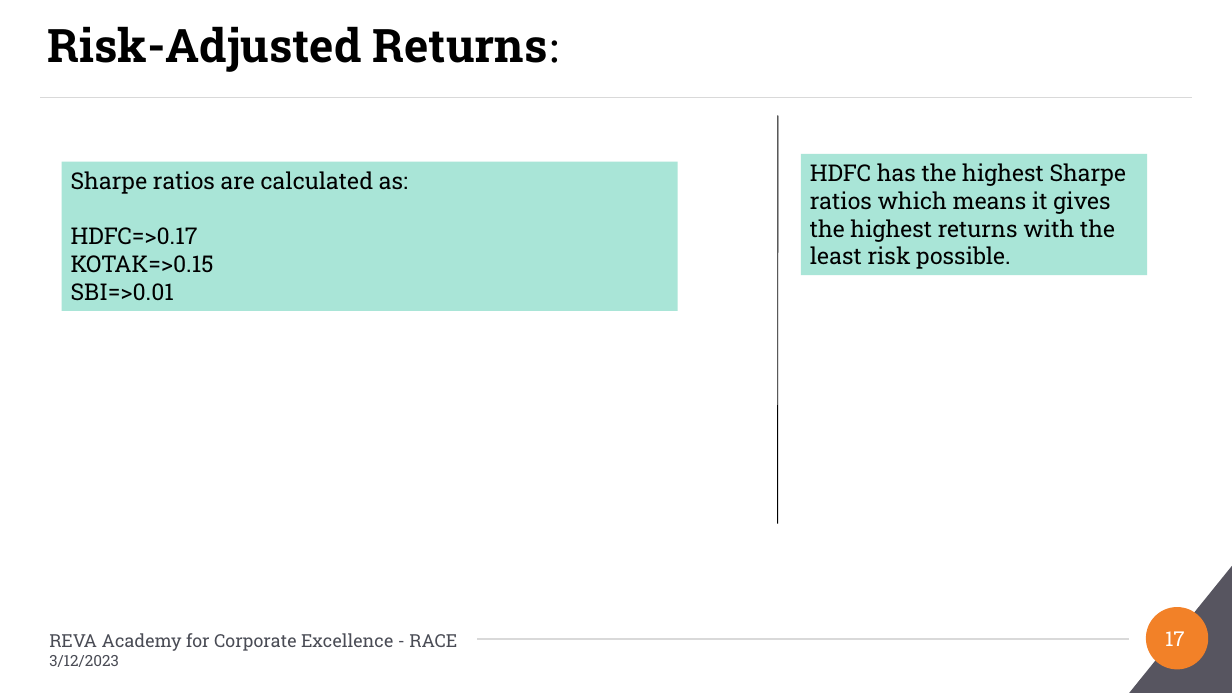
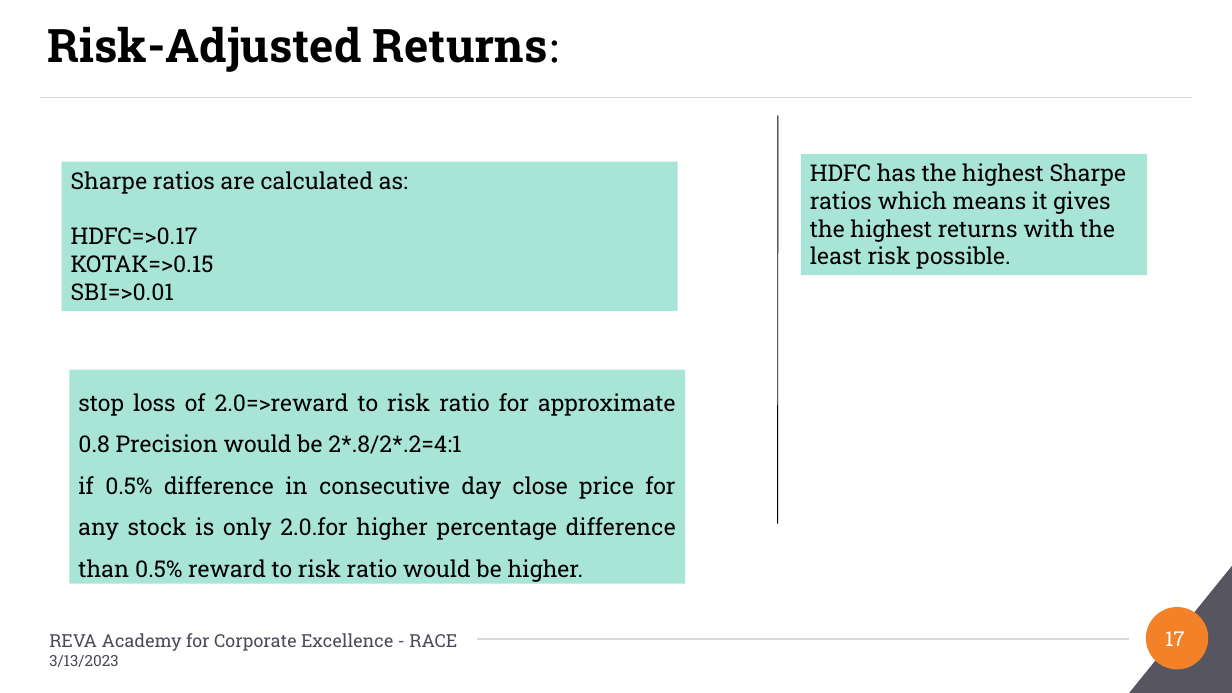
Before and after one commit to Embedded-org/ACCOMPLISHMENTS, a slide deck: slide 17 of RACE_CAPSTONE_PROJECT2/BA_Capstone Project_Final PPT_Anand Mohan_Direction Detection Selected Stocks_2023.pptx. Drawn at 1232x693 pixels with LibreOffice and Linux fonts; fonts in the diff are those of the drawing; background and template pictures are left out. Boxes give left, top, right and bottom in pixels: in the first picture for what was removed or moved away, otherwise in the second. Text is boxed around its words. In the diff, an @@ line names an element or a change of style, - is before the commit and + after.

```diff
--- a/RACE_CAPSTONE_PROJECT2/BA_Capstone Project_Final PPT_Anand Mohan_Direction Detection Selected Stocks_2023.pptx
+++ b/RACE_CAPSTONE_PROJECT2/BA_Capstone Project_Final PPT_Anand Mohan_Direction Detection Selected Stocks_2023.pptx
@@ rectangle added at [69, 370, 686, 584], fill #A9E5D7, 18 pt, text #000000 @@
+stop loss of 2.0=>reward to risk ratio for approximate 0.8 Precision would be 2*.8/2*.2=4:1
+if 0.5% difference in consecutive day close price for any stock is only 2.0.for higher percentage difference than 0.5% reward to risk ratio would be higher.
@@ text at [49, 655, 118, 667]: text changed @@
-3/12/2023
+3/13/2023
```
Also in this commit, not shown: 20 other slides changed.
